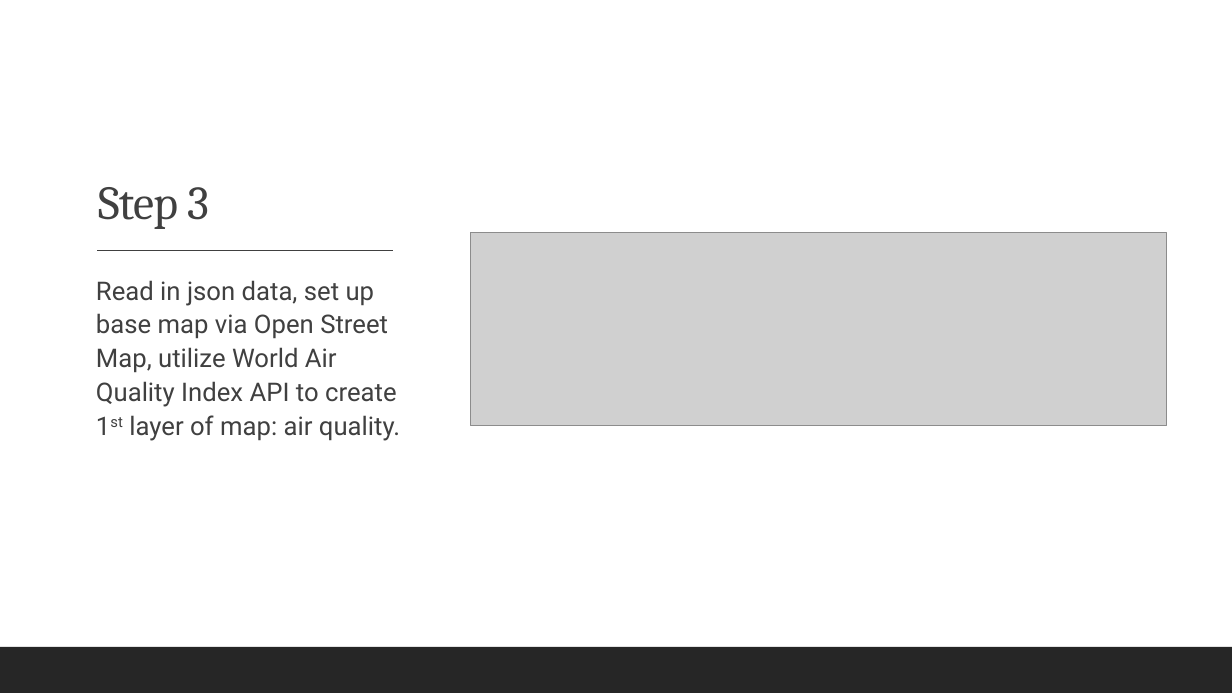
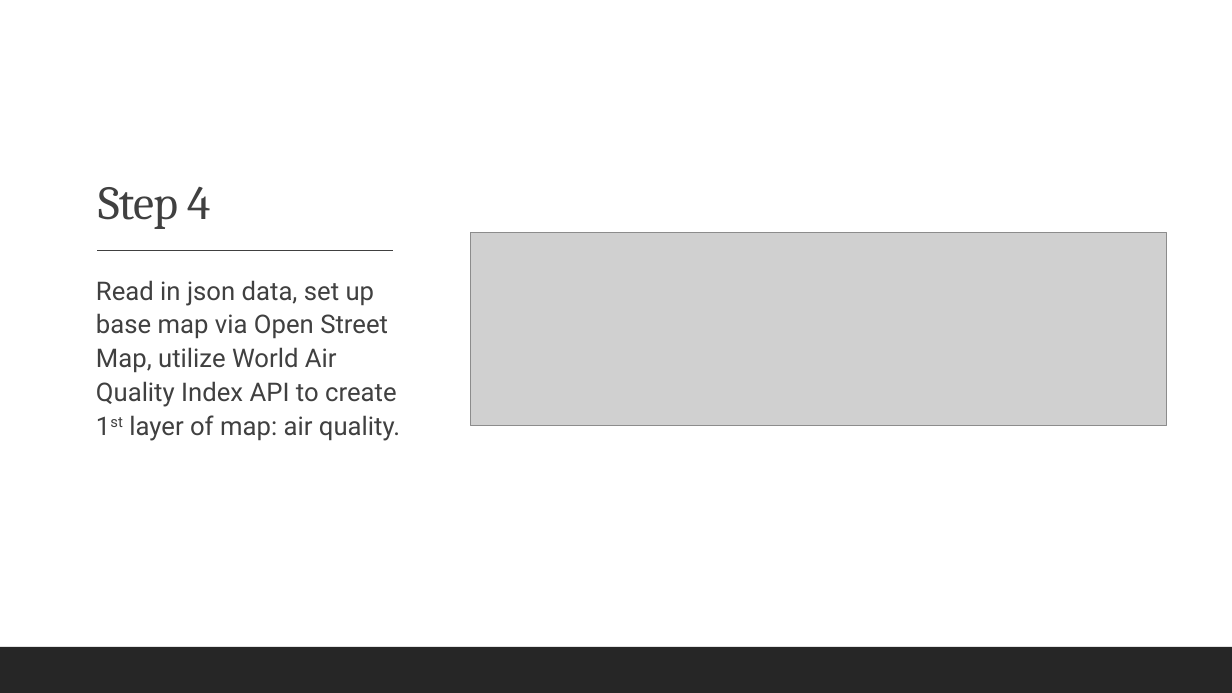
Before and after one commit to MarkMedernach/Project-3, a slide deck: slide 6 of COVID-19_Air Quality.pptx (slide 5 before the commit). Drawn at 1232x693 pixels with LibreOffice and Linux fonts; fonts in the diff are those of the drawing; grey boxes stand for pictures. Boxes give left, top, right and bottom in pixels: in the first picture for what was removed or moved away, otherwise in the second. Text is boxed around its words. In the diff, an @@ line names an element or a change of style, - is before the commit and + after.

```diff
--- a/COVID-19_Air Quality.pptx
+++ b/COVID-19_Air Quality.pptx
@@ title at box(98, 187, 210, 229): text changed @@
-Step 3
+Step 4
```
Also in this commit, not shown: 4 other slides changed, 1 slide added.
